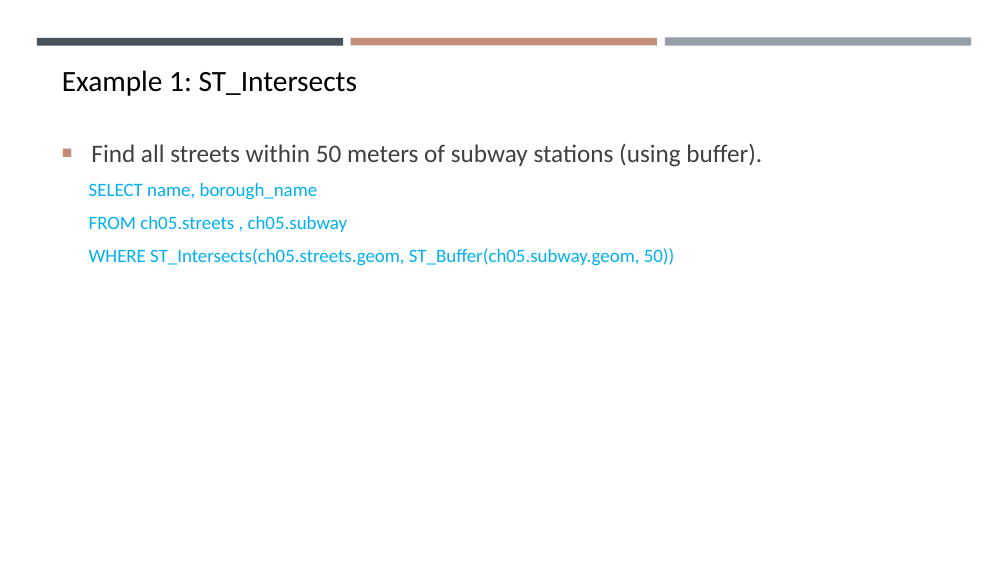
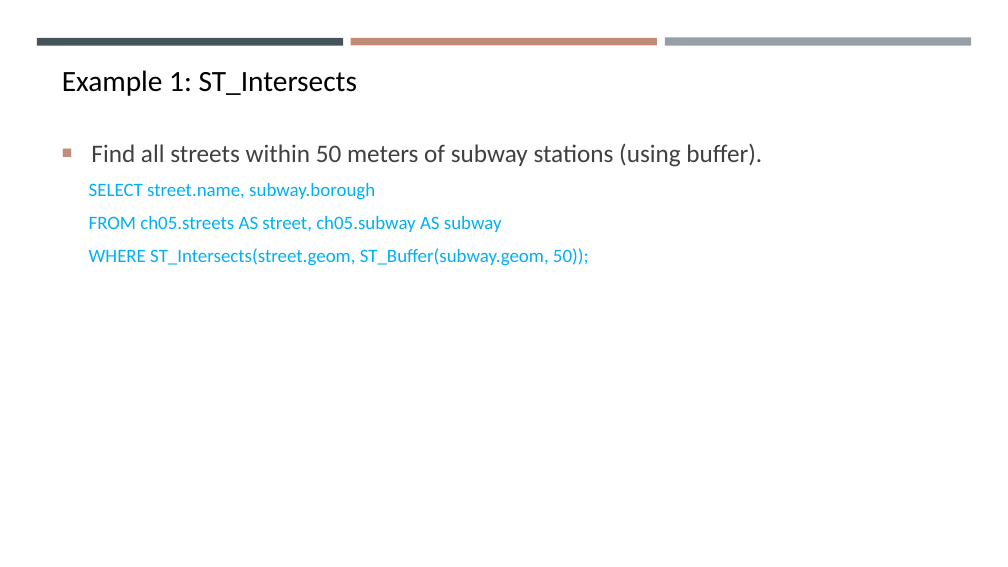
Before and after one commit to gisynw/ssj-376, a slide deck: slide 5 of docs/Lectures/Week05/Week05_Park02.pptx. Drawn at 1008x567 pixels with LibreOffice and Linux fonts; fonts in the diff are those of the drawing. Boxes give left, top, right and bottom in pixels: in the first picture for what was removed or moved away, otherwise in the second. Text is boxed around its words. In the diff, an @@ line names an element or a change of style, - is before the commit and + after.

```diff
--- a/docs/Lectures/Week05/Week05_Park02.pptx
+++ b/docs/Lectures/Week05/Week05_Park02.pptx
@@ text at [89, 183, 589, 266]: text changed @@
-  SELECT name, borough_name
-  FROM ch05.streets , ch05.subway
-  WHERE ST_Intersects(ch05.streets.geom, ST_Buffer(ch05.subway.geom, 50))
+  SELECT street.name, subway.borough
+  FROM ch05.streets AS street, ch05.subway AS subway
+  WHERE ST_Intersects(street.geom, ST_Buffer(subway.geom, 50));
```
Also in this commit, not shown: 4 other slides changed, 3 slides removed, 3 other files.
